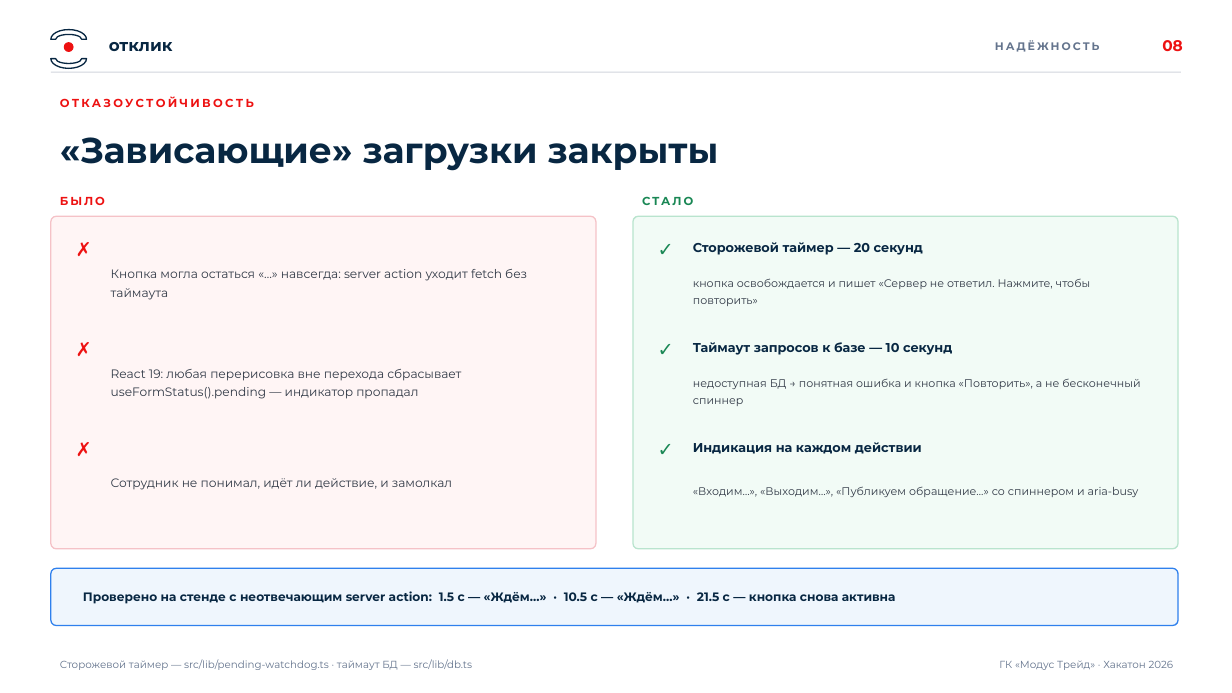
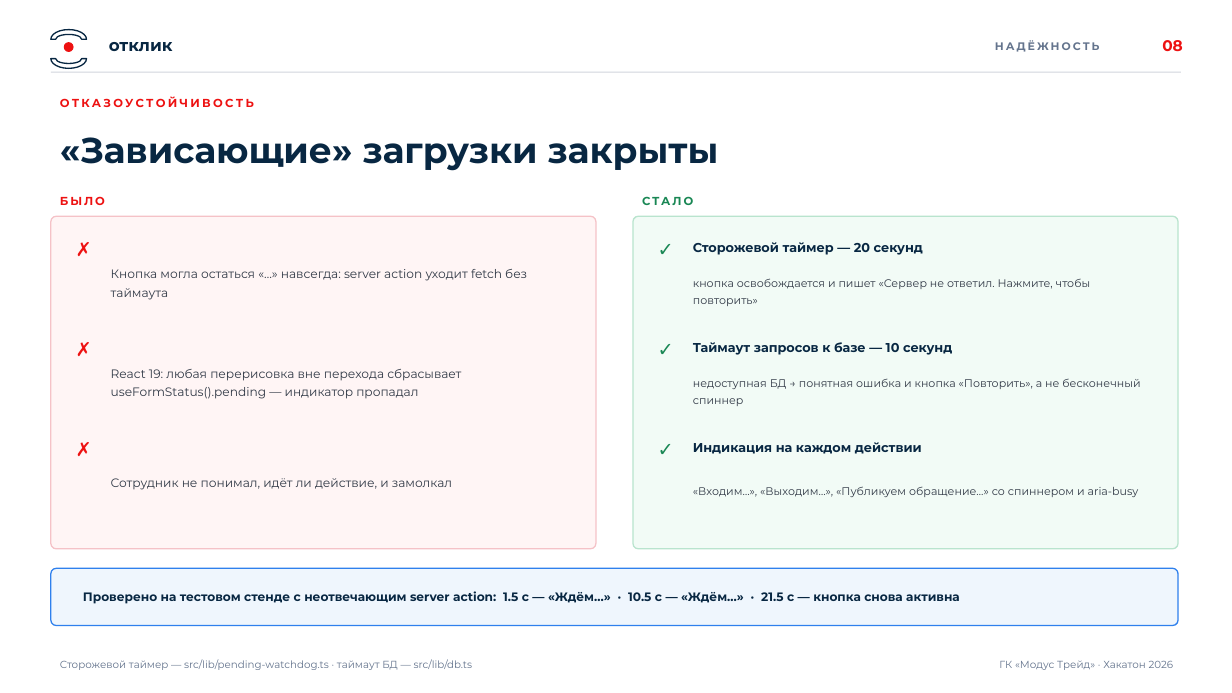
Before and after one commit to DENDORoff/otklik, a slide deck: slide 8 of ПИТЧ-ПРЕЗЕНТАЦИЯ.pptx. Drawn at 1232x693 pixels with LibreOffice and Linux fonts; fonts in the diff are those of the drawing. Boxes give left, top, right and bottom in pixels: in the first picture for what was removed or moved away, otherwise in the second. Text is boxed around its words. In the diff, an @@ line names an element or a change of style, - is before the commit and + after.

```diff
--- a/ПИТЧ-ПРЕЗЕНТАЦИЯ.pptx
+++ b/ПИТЧ-ПРЕЗЕНТАЦИЯ.pptx
@@ text at (83, 591, 960, 604): text changed @@
-Проверено на стенде с неотвечающим server action: 1.5 с — «Ждём…» · 10.5 с — «Ждём…» · 21.5 с — кнопка снова активна
+Проверено на тестовом стенде с неотвечающим server action: 1.5 с — «Ждём…» · 10.5 с — «Ждём…» · 21.5 с — кнопка снова активна
```
Also in this commit, not shown: 10 other slides changed, 16 other files.
